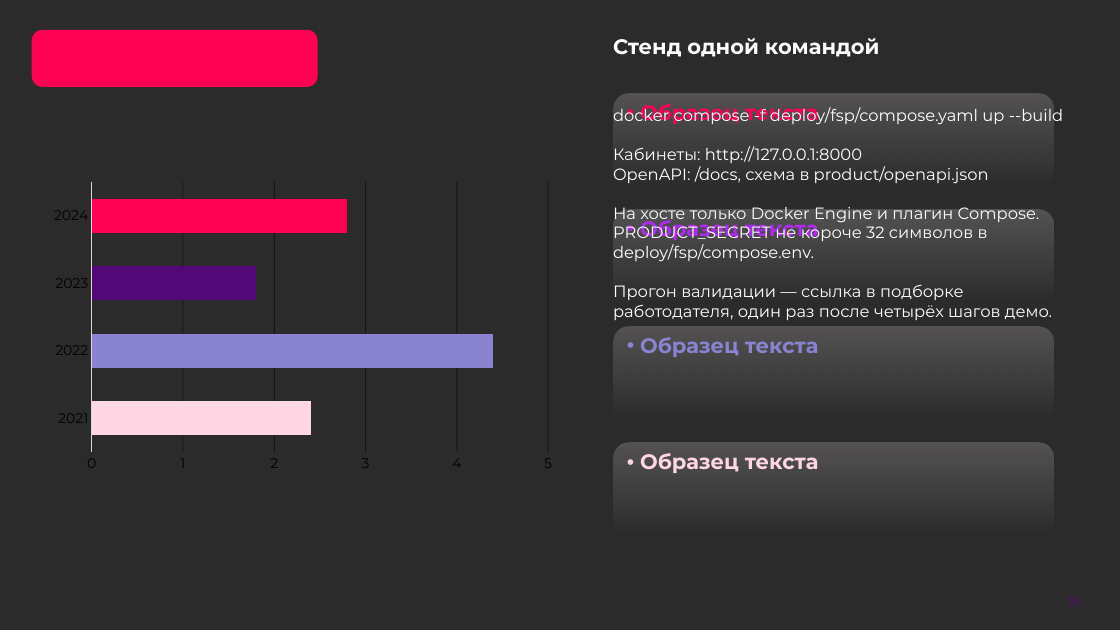
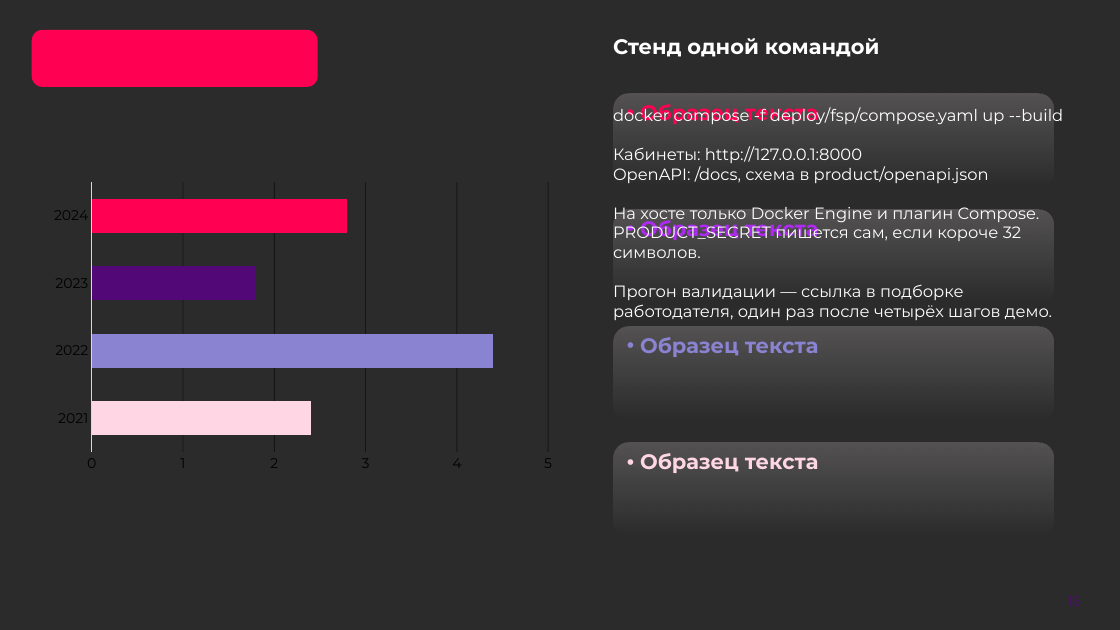
Before and after one commit to unhexx/hackaton_exception_expert, a slide deck: slide 16 of product/docs/prezentaciya.pptx. Drawn at 1120x630 pixels with LibreOffice and Linux fonts; fonts in the diff are those of the drawing; background and template pictures are left out; a plain dark background stands for a picture behind light text. Boxes give left, top, right and bottom in pixels: in the first picture for what was removed or moved away, otherwise in the second. Text is boxed around its words. In the diff, an @@ line names an element or a change of style, - is before the commit and + after.

```diff
--- a/product/docs/prezentaciya.pptx
+++ b/product/docs/prezentaciya.pptx
@@ text at (613,105,1063,320): text changed @@
-docker compose -f deploy/fsp/compose.yaml up --build
-Кабинеты: http://127.0.0.1:8000
-OpenAPI: /docs, схема в product/openapi.json
-На хосте только Docker Engine и плагин Compose. PRODUCT_SECRET не короче 32 символов в deploy/fsp/compose.env.
-Прогон валидации — ссылка в подборке работодателя, один раз после четырёх шагов демо.
+docker compose -f deploy/fsp/compose.yaml up --build
+Кабинеты: http://127.0.0.1:8000
+OpenAPI: /docs, схема в product/openapi.json
+На хосте только Docker Engine и плагин Compose. PRODUCT_SECRET пишется сам, если короче 32 символов.
+Прогон валидации — ссылка в подборке работодателя, один раз после четырёх шагов демо.
```
Also in this commit, not shown: 1 other slide changed.
